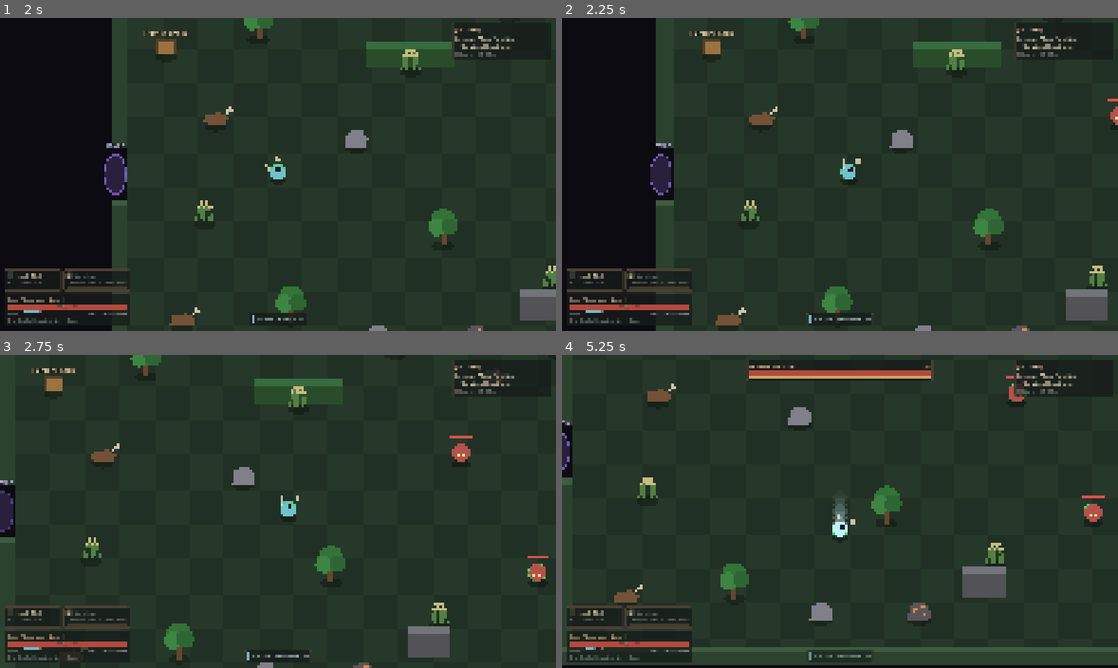
Above: before the commit, frames 1-4 (two rows, left to right).
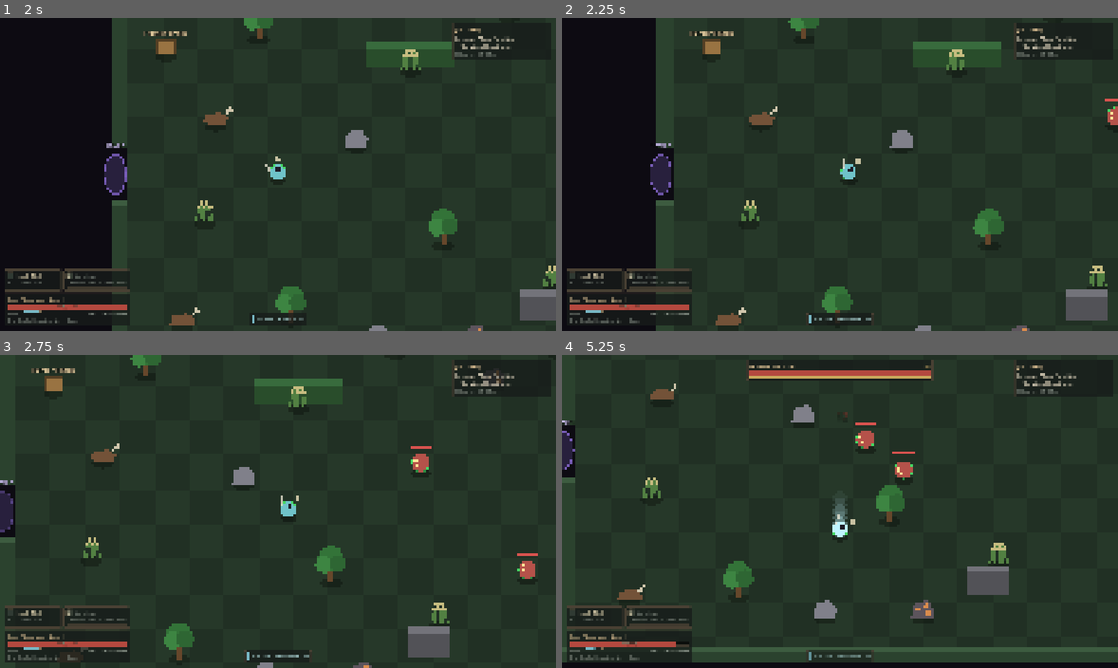
Above: after the commit, the same moments.

Repository: ncbender/Echo-of-the-Hollow
Game: Godot game, scene res://scenes/maps/whisper_forest.tscn
Same seed, same stepped clock (60 frames per second), same inputs: the game is played once before the commit and once after it. This scene is started directly instead of the project's main scene.
Inputs (mouse positions are in pixels of both pictures, inside the frame that each line leads up to):
- Up to frame 1 (2 s): tap A (move_left) at 0.5, 1.25 s; move the mouse to (400, 158) at 0.52 s; hold D (move_right) 0.53-1.25 s; tap Q (ability_1) at 0.6 s; click (400, 158) at 0.67 s; tap Enter (ui_accept) at 0.77 s; drag from (166, 190) to (272, 33) at 1.27 s
- Up to frame 2 (2.25 s): tap A (move_left) at 2 s; move the mouse to (895, 105) at 2.02 s; hold D (move_right) from 2.03 s (still down); tap R (ability_3) at 2.1 s
- Up to frame 3 (2.75 s): keep holding D (move_right)
- Up to frame 4 (5.25 s): release D (move_right) at 2.75 s; tap A (move_left) at 2.75, 3.5 s; drag from (812, 574) to (706, 370) at 2.77 s; move the mouse to (1006, 558) at 3.52 s; hold A (move_left) 3.53-4.25 s; hold Right mouse button (attack_heavy) 3.53-4.25 s; tap Enter (ui_accept) at 3.77 s; drag from (673, 464) to (884, 577) at 4.27 s; move the mouse to (867, 511) at 5.02 s; hold S (move_down) from 5.03 s (still down); hold Space (dash) from 5.03 s (still down); click (867, 511) at 5.17 s

Frame 1 is identical in both runs. In frame 2, less than 0.1% of the frame differs, in the area x 97-100%, y 25-35%; in frame 3, 0.7%; in frame 4, 3.3%, in the area x 0-100%, y 6-100%.

Commit message:
fix: whisper forest placed enemies find the player - player node before enemies, so enemy._ready's one-time target lookup sees the registered player
Co-Authored-By: Claude Opus 5.5 <noreply@anthropic.com>
Claude-Session: https://claude.ai/code/session_01LshbuaeytP8Qg1akDgTDKE

Diff:
--- a/scenes/maps/whisper_forest.tscn
+++ b/scenes/maps/whisper_forest.tscn
@@ -281,6 +281,9 @@
 [node name="CollisionShape2D" type="CollisionShape2D" parent="WardensCache"]
 shape = SubResource("Circle_pack")
 
+[node name="Player" parent="." instance=ExtResource("4_player")]
+position = Vector2(-280, 0)
+
 [node name="Enemies" type="Node2D" parent="."]
 y_sort_enabled = true
 
@@ -303,9 +306,6 @@
 attacks = ExtResource("14_warden_attacks")
 persistent_id = &"whisper_forest_grove_warden"
 
-[node name="Player" parent="." instance=ExtResource("4_player")]
-position = Vector2(-280, 0)
-
 [node name="HitstopController" type="Node" parent="."]
 script = ExtResource("6_hitstop")
 
